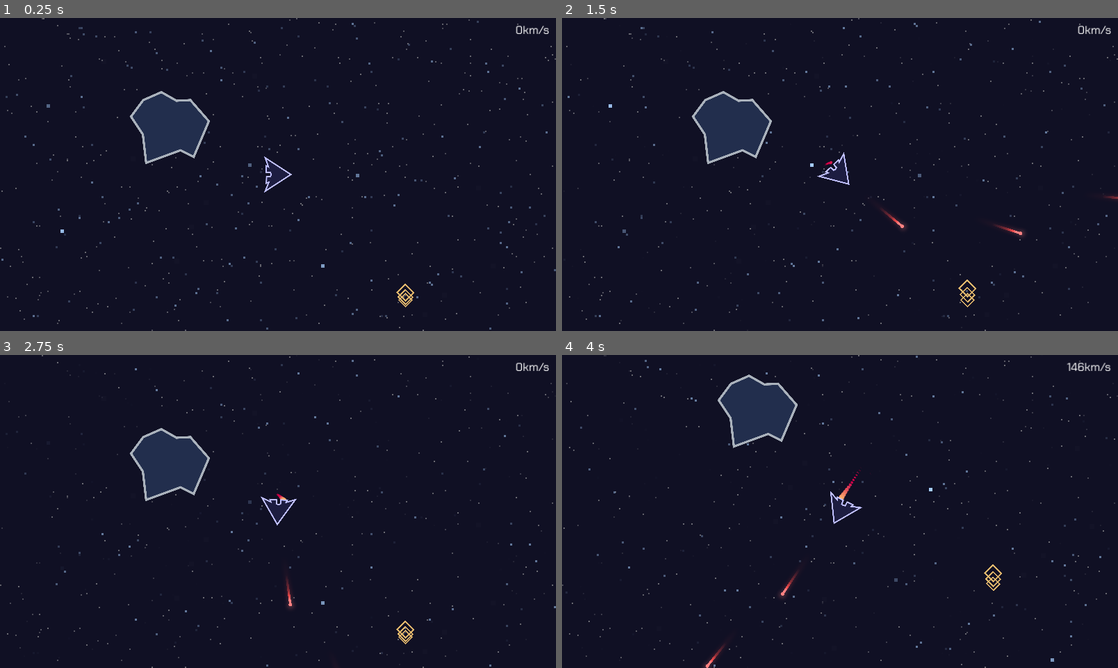
Above: before the commit, frames 1-4 (two rows, left to right).
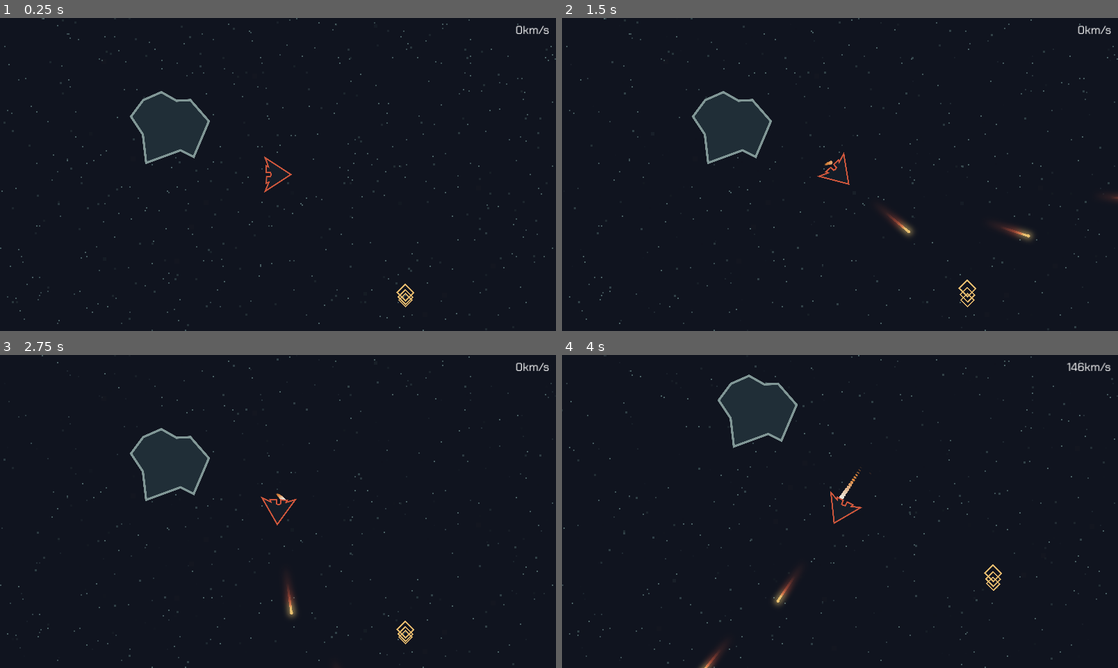
Above: after the commit, the same moments.

Repository: JoeZlonicky/asteroid-miner-prototype
Game: Godot game, scene res://game/game.tscn
The game is run twice, just before and just after one commit, with the same random seed, the same clock (stepped at 60 frames per second) and the same inputs.
Inputs:
- Up to frame 1 (0.25 s): no input
- Up to frame 2 (1.5 s): hold D (turn_right) 0.53-1.28 s; hold Space (shoot) 0.53-1.28 s; hold S (slow_down) from 1.28 s (still down); tap Space (shoot) at 1.35 s
- Up to frame 3 (2.75 s): release S (slow_down) at 2.03 s; hold D (turn_right) from 2.03 s (still down); hold Space (shoot) from 2.03 s (still down)
- Up to frame 4 (4 s): release D (turn_right) at 2.78 s; release Space (shoot) at 2.78 s; hold W (move_forward) 2.78-3.53 s; tap Space (shoot) at 2.85 s; hold A (turn_left) from 3.53 s (still down); hold Space (shoot) from 3.53 s (still down)

The runs differ from the first frame. In frame 1, 1.5% of the frame differs, in the area x 0-100%, y 0-100%; in frame 2, 1.5%; in frame 3, 1.2%; in frame 4, 1.4%.

Commit message:
Swap art to color palette

Diff:
--- a/assets/images/asteroid.svg
+++ b/assets/images/asteroid.svg
@@ -25,7 +25,7 @@
      inkscape:document-units="mm"
      inkscape:zoom="0.73139029"
      inkscape:cx="250.20841"
-     inkscape:cy="126.47146"
+     inkscape:cy="125.1042"
      inkscape:window-width="1920"
      inkscape:window-height="1017"
      inkscape:window-x="1912"
@@ -40,7 +40,7 @@
      id="layer1"
      transform="translate(6.5470486,-68.075419)">
     <path
-       style="fill:#222e4d;fill-opacity:1;stroke:#aab2bc;stroke-width:5;stroke-dasharray:none;stroke-opacity:1"
+       style="fill:#202e37;fill-opacity:1;stroke:#819796;stroke-width:5;stroke-dasharray:none;stroke-opacity:1"
        d="M -3.4894253,124.40686 23.425891,88.255984 63.073303,70.867264 96.354671,89.678504 126.742,88.231464 167.25845,134.53598 133.97707,212.67482 105.03676,198.20466 29.791939,225.69798 22.556867,163.4763 Z"
        id="path1"
        sodipodi:nodetypes="ccccccccccc" />
--- a/assets/images/circle.svg
+++ b/assets/images/circle.svg
@@ -2,13 +2,16 @@
 <!-- Created with Inkscape (http://www.inkscape.org/) -->
 
 <svg
-   width="17.470158mm"
-   height="17.470158mm"
-   viewBox="0 0 17.470158 17.470158"
+   width="36.670158mm"
+   height="36.670158mm"
+   viewBox="0 0 36.670159 36.670159"
    version="1.1"
    id="svg1"
    inkscape:version="1.3 (0e150ed6c4, 2023-07-21)"
    sodipodi:docname="circle.svg"
+   inkscape:export-filename="circle_glow.png"
+   inkscape:export-xdpi="96"
+   inkscape:export-ydpi="96"
    xmlns:inkscape="http://www.inkscape.org/namespaces/inkscape"
    xmlns:sodipodi="http://sodipodi.sourceforge.net/DTD/sodipodi-0.dtd"
    xmlns="http://www.w3.org/2000/svg"
@@ -23,22 +26,37 @@
      inkscape:pagecheckerboard="0"
      inkscape:deskcolor="#d1d1d1"
      inkscape:document-units="mm"
-     inkscape:zoom="0.73139029"
-     inkscape:cx="-27.345181"
-     inkscape:cy="93.657245"
+     inkscape:zoom="5.8511223"
+     inkscape:cx="63.919361"
+     inkscape:cy="76.822869"
      inkscape:window-width="1920"
      inkscape:window-height="1017"
      inkscape:window-x="1912"
      inkscape:window-y="-8"
      inkscape:window-maximized="1"
-     inkscape:current-layer="layer1" />
+     inkscape:current-layer="g1" />
   <defs
-     id="defs1" />
+     id="defs1">
+    <filter
+       style="color-interpolation-filters:sRGB"
+       inkscape:label="Blur"
+       id="filter1"
+       x="-0.767096"
+       y="-0.767096"
+       width="2.534192"
+       height="2.534192">
+      <feGaussianBlur
+         stdDeviation="4 4"
+         result="blur"
+         id="feGaussianBlur1" />
+    </filter>
+  </defs>
   <g
      inkscape:label="Layer 1"
      inkscape:groupmode="layer"
      id="layer1"
-     transform="translate(-82.788671,-113.89951)">
+     transform="translate(-73.188672,-104.29951)"
+     style="display:inline">
     <circle
        style="fill:#ffffff;fill-opacity:1;stroke:#ffffff;stroke-width:3"
        id="path1"
@@ -46,4 +64,17 @@
        cy="122.63459"
        r="7.2350788" />
   </g>
+  <g
+     inkscape:label="Glow"
+     inkscape:groupmode="layer"
+     id="g1"
+     transform="translate(-73.188672,-104.29951)"
+     style="display:none">
+    <circle
+       style="fill:#ffffff;fill-opacity:1;stroke:#ffffff;stroke-width:3;filter:url(#filter1)"
+       id="circle1"
+       cx="91.52375"
+       cy="122.63459"
+       r="7.2350788" />
+  </g>
 </svg>
--- a/assets/images/laser.svg
+++ b/assets/images/laser.svg
@@ -2,13 +2,16 @@
 <!-- Created with Inkscape (http://www.inkscape.org/) -->
 
 <svg
-   width="69.00457mm"
-   height="10.219549mm"
-   viewBox="0 0 69.004571 10.219549"
+   width="88.023666mm"
+   height="25.892448mm"
+   viewBox="0 0 88.023668 25.892448"
    version="1.1"
    id="svg1"
    inkscape:version="1.3 (0e150ed6c4, 2023-07-21)"
    sodipodi:docname="laser.svg"
+   inkscape:export-filename="laser_glow.png"
+   inkscape:export-xdpi="96"
+   inkscape:export-ydpi="96"
    xmlns:inkscape="http://www.inkscape.org/namespaces/inkscape"
    xmlns:sodipodi="http://sodipodi.sourceforge.net/DTD/sodipodi-0.dtd"
    xmlns:xlink="http://www.w3.org/1999/xlink"
@@ -25,69 +28,130 @@
      inkscape:deskcolor="#d1d1d1"
      inkscape:document-units="mm"
      inkscape:zoom="2.9255612"
-     inkscape:cx="155.86753"
-     inkscape:cy="-33.668754"
+     inkscape:cx="172.95827"
+     inkscape:cy="0.17090738"
      inkscape:window-width="1920"
      inkscape:window-height="1017"
      inkscape:window-x="1912"
      inkscape:window-y="-8"
      inkscape:window-maximized="1"
-     inkscape:current-layer="layer1" />
+     inkscape:current-layer="g10" />
   <defs
      id="defs1">
     <linearGradient
-       id="linearGradient3"
+       id="linearGradient9"
        inkscape:collect="always">
       <stop
-         style="stop-color:#f04646;stop-opacity:0;"
+         style="stop-color:#cf573c;stop-opacity:0;"
          offset="0"
-         id="stop3" />
+         id="stop1" />
       <stop
-         style="stop-color:#f04646;stop-opacity:0.42117116;"
+         style="stop-color:#cf573c;stop-opacity:0.41960785;"
          offset="0.4924829"
-         id="stop6" />
+         id="stop2" />
       <stop
-         style="stop-color:#f04646;stop-opacity:1;"
+         style="stop-color:#cf573c;stop-opacity:1;"
          offset="0.70973158"
-         id="stop5" />
+         id="stop7" />
       <stop
-         style="stop-color:#ff8181;stop-opacity:1;"
+         style="stop-color:#e8c170;stop-opacity:1;"
          offset="0.80872482"
-         id="stop11" />
+         id="stop8" />
       <stop
-         style="stop-color:#ff8181;stop-opacity:1;"
+         style="stop-color:#e8c170;stop-opacity:1;"
          offset="1"
-         id="stop4" />
+         id="stop9" />
     </linearGradient>
+    <filter
+       style="color-interpolation-filters:sRGB"
+       inkscape:label="Blur"
+       id="filter1"
+       x="-0.13948691"
+       y="-1.4344527"
+       width="1.2789738"
+       height="3.8689053">
+      <feGaussianBlur
+         stdDeviation="4 4"
+         result="blur"
+         id="feGaussianBlur1" />
+    </filter>
     <linearGradient
        inkscape:collect="always"
-       xlink:href="#linearGradient3"
-       id="linearGradient8"
+       xlink:href="#linearGradient9"
+       id="linearGradient2"
+       gradientUnits="userSpaceOnUse"
+       gradientTransform="matrix(0.99071618,0,0,1,0.53104473,0)"
        x1="57.201103"
        y1="118.72871"
        x2="124.75866"
-       y2="118.90959"
-       gradientUnits="userSpaceOnUse"
-       gradientTransform="matrix(0.99071618,0,0,1,0.53104473,0)" />
+       y2="118.90959" />
+    <filter
+       style="color-interpolation-filters:sRGB;"
+       inkscape:label="Blur"
+       id="filter9"
+       x="-0.13948691"
+       y="-1.4344527"
+       width="1.2789738"
+       height="3.8689053">
+      <feGaussianBlur
+         stdDeviation="4 4"
+         result="blur"
+         id="feGaussianBlur9" />
+    </filter>
+    <filter
+       style="color-interpolation-filters:sRGB;"
+       inkscape:label="Blur"
+       id="filter10"
+       x="-0.13948691"
+       y="-1.4344527"
+       width="1.2789738"
+       height="3.8689053">
+      <feGaussianBlur
+         stdDeviation="4 4"
+         result="blur"
+         id="feGaussianBlur10" />
+    </filter>
   </defs>
   <g
      inkscape:label="Layer 1"
      inkscape:groupmode="layer"
      id="layer1"
-     transform="translate(-57.201103,-113.57371)">
+     transform="translate(-47.601102,-105.69204)"
+     style="display:inline">
     <rect
-       style="fill:url(#linearGradient8);stroke:none;stroke-width:4.97673;stroke-dasharray:none;stroke-opacity:1"
+       style="fill:url(#linearGradient2);stroke:none;stroke-width:4.97673;stroke-dasharray:none;stroke-opacity:1"
        id="rect6"
        width="67.557549"
        height="4.9741063"
        x="57.201103"
        y="116.19644" />
     <ellipse
-       style="fill:#ff8181;fill-opacity:1;stroke:none;stroke-width:3.73834;stroke-dasharray:none;stroke-opacity:1"
+       style="fill:#e8c170;fill-opacity:1;stroke:none;stroke-width:3.40448;stroke-dasharray:none;stroke-opacity:1"
        id="path11"
-       cx="122.22636"
-       cy="118.68349"
-       rx="3.888855"
-       ry="3.7531972" />
+       cx="122.40723"
+       cy="118.63827"
+       rx="3.6175394"
+       ry="3.3462241" />
+  </g>
+  <g
+     inkscape:label="Glow"
+     inkscape:groupmode="layer"
+     id="g10"
+     transform="translate(-47.601102,-105.69204)"
+     style="display:none;filter:url(#filter10)">
+    <rect
+       style="fill:url(#linearGradient2);stroke:none;stroke-width:4.97673;stroke-dasharray:none;stroke-opacity:1"
+       id="rect10"
+       width="67.557549"
+       height="4.9741063"
+       x="57.201103"
+       y="116.19644" />
+    <ellipse
+       style="fill:#e8c170;fill-opacity:1;stroke:none;stroke-width:3.40448;stroke-dasharray:none;stroke-opacity:1"
+       id="ellipse10"
+       cx="122.40723"
+       cy="118.63827"
+       rx="3.6175394"
+       ry="3.3462241" />
   </g>
 </svg>
--- a/assets/images/player_ship.svg
+++ b/assets/images/player_ship.svg
@@ -27,8 +27,8 @@
      inkscape:deskcolor="#353535"
      inkscape:document-units="mm"
      inkscape:zoom="1.0343421"
-     inkscape:cx="61.87508"
-     inkscape:cy="35.288131"
+     inkscape:cx="65.742272"
+     inkscape:cy="87.49523"
      inkscape:window-width="1920"
      inkscape:window-height="1017"
      inkscape:window-x="1912"
@@ -45,7 +45,7 @@
      inkscape:label="Layer 1"
      transform="translate(-66.173667,-122.38729)">
     <path
-       style="fill:#1d1d41;fill-opacity:1;stroke:#c0c0ff;stroke-width:3;stroke-dasharray:none;stroke-opacity:1"
+       style="fill:#151d28;fill-opacity:1;stroke:#cf573c;stroke-width:3.00011035;stroke-dasharray:none;stroke-opacity:1"
        d="m 70,181.47841 36.48976,-56.33208 36.48976,56.33208 -19.60385,-7.7768 2.10854,5.1951 -14.21646,-0.27 -0.76539,-8.69122 -4.01246,-1.27811 -4.39593,1.4417 -0.4411,8.96597 -14.089001,0.46649 2.123268,-4.94388 z"
        id="path1"
        sodipodi:nodetypes="ccccccccccccc" />
--- a/asteroid/asteroid.gd
+++ b/asteroid/asteroid.gd
@@ -1,7 +1,7 @@
 class_name Asteroid
 extends AnimatableBody2D
 
-const MAX_HEALTH: int = 10
+const MAX_HEALTH: int = 20
 
 var current_health: int = MAX_HEALTH
 
--- a/asteroid/asteroid.tscn
+++ b/asteroid/asteroid.tscn
@@ -8,6 +8,21 @@
 shader = ExtResource("2_lblnn")
 shader_parameter/flash_color = Color(1, 1, 1, 1)
 shader_parameter/flash_strength = 0.0
+
+[sub_resource type="Animation" id="Animation_kox1t"]
+length = 0.001
+tracks/0/type = "value"
+tracks/0/imported = false
+tracks/0/enabled = true
+tracks/0/path = NodePath("Sprite2D:material:shader_parameter/flash_strength")
+tracks/0/interp = 1
+tracks/0/loop_wrap = true
+tracks/0/keys = {
+"times": PackedFloat32Array(0),
+"transitions": PackedFloat32Array(1),
+"update": 0,
+"values": [0.0]
+}
 
 [sub_resource type="Animation" id="Animation_adfa3"]
 resource_name = "flash"
@@ -24,21 +39,6 @@
 "transitions": PackedFloat32Array(1, 1, 1),
 "update": 0,
 "values": [0.0, 1.0, 0.0]
-}
-
-[sub_resource type="Animation" id="Animation_kox1t"]
-length = 0.001
-tracks/0/type = "value"
-tracks/0/imported = false
-tracks/0/enabled = true
-tracks/0/path = NodePath("Sprite2D:material:shader_parameter/flash_strength")
-tracks/0/interp = 1
-tracks/0/loop_wrap = true
-tracks/0/keys = {
-"times": PackedFloat32Array(0),
-"transitions": PackedFloat32Array(1),
-"update": 0,
-"values": [0.0]
 }
 
 [sub_resource type="AnimationLibrary" id="AnimationLibrary_240tl"]
--- a/game/background/background.gd
+++ b/game/background/background.gd
@@ -1,8 +1,8 @@
 extends CanvasLayer
 
 
-const FAR_PARALLAX: float = 0.05
-const MEDIUM_PARALLAX: float = 0.3
+const FAR_PARALLAX: float = 0.1
+const MEDIUM_PARALLAX: float = 0.2
 const CLOSE_PARALLAX: float = 1.0
 
 @export var camera: Camera2D = null
--- a/game/background/background.tscn
+++ b/game/background/background.tscn
@@ -5,35 +5,38 @@
 
 [sub_resource type="ShaderMaterial" id="ShaderMaterial_jcras"]
 shader = ExtResource("1_y1l0r")
-shader_parameter/bg_color = Color(0.0627451, 0.0627451, 0.141176, 1)
-shader_parameter/star_color = Color(1, 1, 1, 0.494118)
+shader_parameter/bg_color = Color(0.0627451, 0.0784314, 0.121569, 1)
+shader_parameter/star_color = Color(0.643137, 0.866667, 0.858824, 0.501961)
 shader_parameter/star_size = 2.0
 shader_parameter/star_density = 0.32
 shader_parameter/star_twinkle_speed = 5.0
 shader_parameter/camera_offset = null
 
 [sub_resource type="ShaderMaterial" id="ShaderMaterial_bk2y3"]
+resource_local_to_scene = true
 shader = ExtResource("1_y1l0r")
-shader_parameter/bg_color = Color(0.0627451, 0.0627451, 0.141176, 0)
-shader_parameter/star_color = Color(0.658824, 0.815686, 1, 0.819608)
+shader_parameter/bg_color = Color(0, 0, 0, 0)
+shader_parameter/star_color = Color(0.643137, 0.866667, 0.858824, 0.619608)
 shader_parameter/star_size = 3.0
 shader_parameter/star_density = 0.32
-shader_parameter/star_twinkle_speed = 5.0
+shader_parameter/star_twinkle_speed = 4.0
 shader_parameter/camera_offset = null
 
 [sub_resource type="ShaderMaterial" id="ShaderMaterial_ntcvj"]
+resource_local_to_scene = true
 shader = ExtResource("1_y1l0r")
-shader_parameter/bg_color = Color(0.0627451, 0.0627451, 0.141176, 0)
-shader_parameter/star_color = Color(0.658824, 0.815686, 1, 1)
+shader_parameter/bg_color = Color(0, 0, 0, 0)
+shader_parameter/star_color = Color(0.643137, 0.866667, 0.858824, 0.407843)
 shader_parameter/star_size = 5.0
 shader_parameter/star_density = 0.145
-shader_parameter/star_twinkle_speed = 5.0
+shader_parameter/star_twinkle_speed = 4.0
 shader_parameter/camera_offset = null
 
 [sub_resource type="ShaderMaterial" id="ShaderMaterial_isfvo"]
+resource_local_to_scene = true
 shader = ExtResource("1_y1l0r")
-shader_parameter/bg_color = Color(0.0627451, 0.0627451, 0.141176, 0)
-shader_parameter/star_color = Color(0.772549, 0.772549, 0.772549, 0.427451)
+shader_parameter/bg_color = Color(0, 0, 0, 0)
+shader_parameter/star_color = Color(0.772549, 0.772549, 0.772549, 0.45098)
 shader_parameter/star_size = 7.0
 shader_parameter/star_density = 0.198
 shader_parameter/star_twinkle_speed = 0.0
--- a/icon.svg
+++ b/icon.svg
@@ -45,7 +45,7 @@
      inkscape:label="Layer 1"
      transform="translate(-66.173667,-122.38729)">
     <rect
-       style="fill:#1d1d41;stroke:#c0c0ff;stroke-width:2.96771;fill-opacity:1;stroke-opacity:1"
+       style="fill:#151d28;stroke:#cf573c;stroke-width:2.96771;fill-opacity:1;stroke-opacity:1"
        id="rect1"
        width="96.443604"
        height="96.980385"
@@ -53,7 +53,7 @@
        y="123.81817"
        transform="translate(-4.9999998e-7)" />
     <path
-       style="fill:#1d1d41;fill-opacity:1;stroke:#c0c0ff;stroke-width:3;stroke-dasharray:none;stroke-opacity:1"
+       style="fill:#151d28;fill-opacity:1;stroke:#cf573c;stroke-width:3;stroke-dasharray:none;stroke-opacity:1"
        d="m 79.524733,200.23078 36.489767,-56.33208 36.48976,56.33208 -21.65024,-9.56739 -2.49584,5.7067 -4.2403,-0.0142 -2.81193,-8.43542 -5.29145,-2.3013 -4.90753,2.72069 -1.46425,8.45437 -4.62446,0.21068 -2.7369,-4.94388 z"
        id="path1"
        sodipodi:nodetypes="ccccccccccccc" />
--- a/player/equipment/blaster/blaster.tscn
+++ b/player/equipment/blaster/blaster.tscn
@@ -7,13 +7,13 @@
 script = ExtResource("2_2rlo4")
 
 [node name="Point1" type="Marker2D" parent="." index="0"]
-position = Vector2(23, 0)
+position = Vector2(1, 0)
 
 [node name="Point2" type="Marker2D" parent="." index="1"]
-position = Vector2(22, -1)
+position = Vector2(0, -1)
 
 [node name="Point3" type="Marker2D" parent="." index="2"]
-position = Vector2(22, 1)
+position = Vector2(0, 1)
 
 [node name="Cooldown" type="Timer" parent="." index="3"]
 wait_time = 0.25
--- a/player/equipment/thrusters/trail.tscn
+++ b/player/equipment/thrusters/trail.tscn
@@ -1,16 +1,23 @@
-[gd_scene load_steps=7 format=3 uid="uid://dy3hoscn5tnmm"]
+[gd_scene load_steps=9 format=3 uid="uid://dy3hoscn5tnmm"]
 
-[ext_resource type="Texture2D" uid="uid://oqo5ythjpflf" path="res://assets/images/circle_with_glow.png" id="1_mvkhx"]
+[ext_resource type="Texture2D" uid="uid://b3571hwejk632" path="res://assets/images/circle.svg" id="1_jnkvt"]
+
+[sub_resource type="Curve" id="Curve_maiin"]
+_data = [Vector2(0, 1), 0.0, 0.0, 0, 0, Vector2(1, 0), 0.0, 0.0, 0, 0]
+point_count = 2
+
+[sub_resource type="CurveTexture" id="CurveTexture_movmc"]
+curve = SubResource("Curve_maiin")
 
 [sub_resource type="Gradient" id="Gradient_vcqdl"]
-offsets = PackedFloat32Array(0, 0.478395, 1)
-colors = PackedColorArray(1, 0.715, 0.43, 1, 0.792177, 0, 0.290383, 0.506173, 0.952941, 0, 0.243137, 0)
+offsets = PackedFloat32Array(0, 0.543408)
+colors = PackedColorArray(0.921569, 0.929412, 0.913725, 1, 0.854902, 0.52549, 0.243137, 1)
 
 [sub_resource type="GradientTexture1D" id="GradientTexture1D_w5tbn"]
 gradient = SubResource("Gradient_vcqdl")
 
 [sub_resource type="Curve" id="Curve_i5obm"]
-_data = [Vector2(0, 1), 6.54141, -1.63411, 0, 0, Vector2(1, 0.0208575), -0.403153, 0.0, 0, 0]
+_data = [Vector2(0, 1), 6.54141, -0.870444, 0, 0, Vector2(1, 0.133835), -0.403153, 0.0, 0, 0]
 point_count = 2
 
 [sub_resource type="CurveTexture" id="CurveTexture_n4722"]
@@ -28,11 +35,12 @@
 scale_max = 0.15
 scale_curve = SubResource("CurveTexture_n4722")
 color_ramp = SubResource("GradientTexture1D_w5tbn")
+alpha_curve = SubResource("CurveTexture_movmc")
 
 [node name="Trail" type="GPUParticles2D"]
 show_behind_parent = true
 position = Vector2(-14, 0)
 amount = 256
 process_material = SubResource("ParticleProcessMaterial_47pxo")
-texture = ExtResource("1_mvkhx")
+texture = ExtResource("1_jnkvt")
 lifetime = 0.5
--- a/player/player.tscn
+++ b/player/player.tscn
@@ -8,11 +8,8 @@
 [node name="Player" type="CharacterBody2D"]
 script = ExtResource("1_dvebg")
 
-[node name="CollisionPolygon" type="CollisionPolygon2D" parent="."]
-position = Vector2(0, 4)
-polygon = PackedVector2Array(29, -4, -29, -41, -16, -4, -29, 34)
-
 [node name="Blaster" parent="." instance=ExtResource("3_45gt5")]
+position = Vector2(39, 0)
 
 [node name="Thrusters" parent="." instance=ExtResource("4_b6qkp")]
 position = Vector2(-6, 0)
@@ -21,3 +18,8 @@
 rotation = 1.5708
 scale = Vector2(0.25, 0.25)
 texture = ExtResource("2_p65gm")
+
+[node name="CollisionPolygon" type="CollisionPolygon2D" parent="."]
+visible = false
+position = Vector2(0, 4)
+polygon = PackedVector2Array(29, -4, -29, -41, -16, -4, -29, 34)
--- a/projectiles/projectile.tscn
+++ b/projectiles/projectile.tscn
@@ -1,49 +1,10 @@
-[gd_scene load_steps=9 format=3 uid="uid://drufal4f2uggw"]
+[gd_scene load_steps=10 format=3 uid="uid://drufal4f2uggw"]
 
 [ext_resource type="Script" path="res://projectiles/projectile.gd" id="1_q7kbu"]
 [ext_resource type="Texture2D" uid="uid://cbjvxn16yhehg" path="res://assets/images/laser.svg" id="2_i4l73"]
 [ext_resource type="Texture2D" uid="uid://bpl0ul6oo7q11" path="res://assets/images/laser_glow.png" id="3_v7r88"]
-[ext_resource type="Texture2D" uid="uid://oqo5ythjpflf" path="res://assets/images/circle_with_glow.png" id="4_al25l"]
-
-[sub_resource type="Animation" id="Animation_gfvjw"]
-resource_name = "explode"
-length = 0.4
-tracks/0/type = "value"
-tracks/0/imported = false
-tracks/0/enabled = true
-tracks/0/path = NodePath("../Sprite:visible")
-tracks/0/interp = 1
-tracks/0/loop_wrap = true
-tracks/0/keys = {
-"times": PackedFloat32Array(0),
-"transitions": PackedFloat32Array(1),
-"update": 1,
-"values": [false]
-}
-tracks/1/type = "value"
-tracks/1/imported = false
-tracks/1/enabled = true
-tracks/1/path = NodePath(".:visible")
-tracks/1/interp = 1
-tracks/1/loop_wrap = true
-tracks/1/keys = {
-"times": PackedFloat32Array(0),
-"transitions": PackedFloat32Array(1),
-"update": 1,
-"values": [true]
-}
-tracks/2/type = "value"
-tracks/2/imported = false
-tracks/2/enabled = true
-tracks/2/path = NodePath(".:scale")
-tracks/2/interp = 2
-tracks/2/loop_wrap = true
-tracks/2/keys = {
-"times": PackedFloat32Array(0, 0.2, 0.4),
-"transitions": PackedFloat32Array(1, 1, 1),
-"update": 0,
-"values": [Vector2(1e-05, 1e-05), Vector2(0.15, 0.15), Vector2(0, 0)]
-}
+[ext_resource type="Texture2D" uid="uid://b3571hwejk632" path="res://assets/images/circle.svg" id="4_go515"]
+[ext_resource type="Texture2D" uid="uid://1k2dtdca40ao" path="res://assets/images/circle_glow.png" id="5_2lhch"]
 
 [sub_resource type="Animation" id="Animation_csqgo"]
 length = 0.001
@@ -84,6 +45,46 @@
 "values": [Vector2(1e-05, 1e-05)]
 }
 
+[sub_resource type="Animation" id="Animation_gfvjw"]
+resource_name = "explode"
+length = 0.4
+tracks/0/type = "value"
+tracks/0/imported = false
+tracks/0/enabled = true
+tracks/0/path = NodePath("../Sprite:visible")
+tracks/0/interp = 1
+tracks/0/loop_wrap = true
+tracks/0/keys = {
+"times": PackedFloat32Array(0),
+"transitions": PackedFloat32Array(1),
+"update": 1,
+"values": [false]
+}
+tracks/1/type = "value"
+tracks/1/imported = false
+tracks/1/enabled = true
+tracks/1/path = NodePath(".:visible")
+tracks/1/interp = 1
+tracks/1/loop_wrap = true
+tracks/1/keys = {
+"times": PackedFloat32Array(0),
+"transitions": PackedFloat32Array(1),
+"update": 1,
+"values": [true]
+}
+tracks/2/type = "value"
+tracks/2/imported = false
+tracks/2/enabled = true
+tracks/2/path = NodePath(".:scale")
+tracks/2/interp = 2
+tracks/2/loop_wrap = true
+tracks/2/keys = {
+"times": PackedFloat32Array(0, 0.2, 0.4),
+"transitions": PackedFloat32Array(1, 1, 1),
+"update": 0,
+"values": [Vector2(1e-05, 1e-05), Vector2(0.2, 0.2), Vector2(0, 0)]
+}
+
 [sub_resource type="AnimationLibrary" id="AnimationLibrary_muu3d"]
 _data = {
 "RESET": SubResource("Animation_csqgo"),
@@ -91,7 +92,7 @@
 }
 
 [sub_resource type="RectangleShape2D" id="RectangleShape2D_7obrq"]
-size = Vector2(7, 7)
+size = Vector2(62, 5)
 
 [node name="Projectile" type="Area2D"]
 position = Vector2(203, -33)
@@ -105,16 +106,19 @@
 texture = ExtResource("2_i4l73")
 
 [node name="Glow" type="Sprite2D" parent="Sprite"]
-modulate = Color(1, 1, 1, 0.243137)
 position = Vector2(-70.5, -1.5)
 scale = Vector2(1.64341, 1.7)
 texture = ExtResource("3_v7r88")
 
 [node name="Explosion" type="Sprite2D" parent="."]
 visible = false
+self_modulate = Color(0.921569, 0.929412, 0.913725, 0.545098)
 position = Vector2(51, 0.5)
 scale = Vector2(1e-05, 1e-05)
-texture = ExtResource("4_al25l")
+texture = ExtResource("4_go515")
+
+[node name="Glow" type="Sprite2D" parent="Explosion"]
+texture = ExtResource("5_2lhch")
 
 [node name="AnimationPlayer" type="AnimationPlayer" parent="Explosion"]
 libraries = {
@@ -122,13 +126,13 @@
 }
 
 [node name="Explosion2" type="Sprite2D" parent="Explosion"]
-modulate = Color(1, 0.505882, 0.505882, 0.686275)
+modulate = Color(0.854902, 0.52549, 0.243137, 1)
 show_behind_parent = true
-scale = Vector2(3, 3)
-texture = ExtResource("4_al25l")
+scale = Vector2(2, 2)
+texture = ExtResource("5_2lhch")
 
 [node name="CollisionShape" type="CollisionShape2D" parent="."]
-position = Vector2(51.5, 0.5)
+position = Vector2(24, 0.5)
 shape = SubResource("RectangleShape2D_7obrq")
 
 [node name="Lifespan" type="Timer" parent="."]
Binary file removed: assets/images/background.png
Binary file added: assets/images/circle_glow.png
Not shown, changed: assets/images/circle_glow.png.import
Binary file removed: assets/images/circle_with_glow.png
Not shown, removed: assets/images/circle_with_glow.png.import
Binary file changed: assets/images/laser_glow.png
